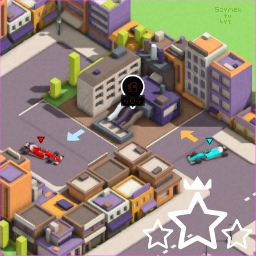
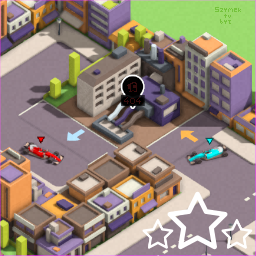
Layers edited between the first and the second (256, 256) image:
removed layer "Pasted Layer #1" over [183, 176, 212, 190]
